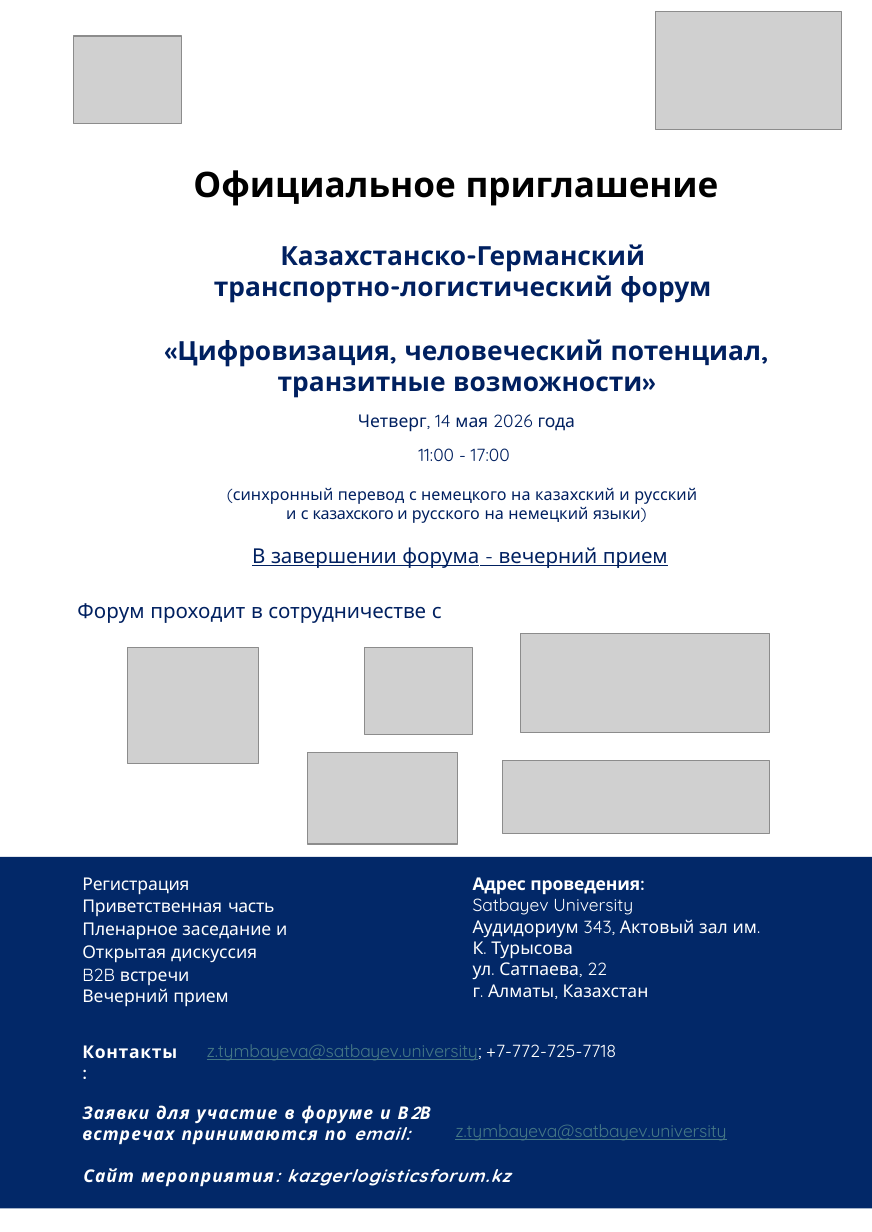
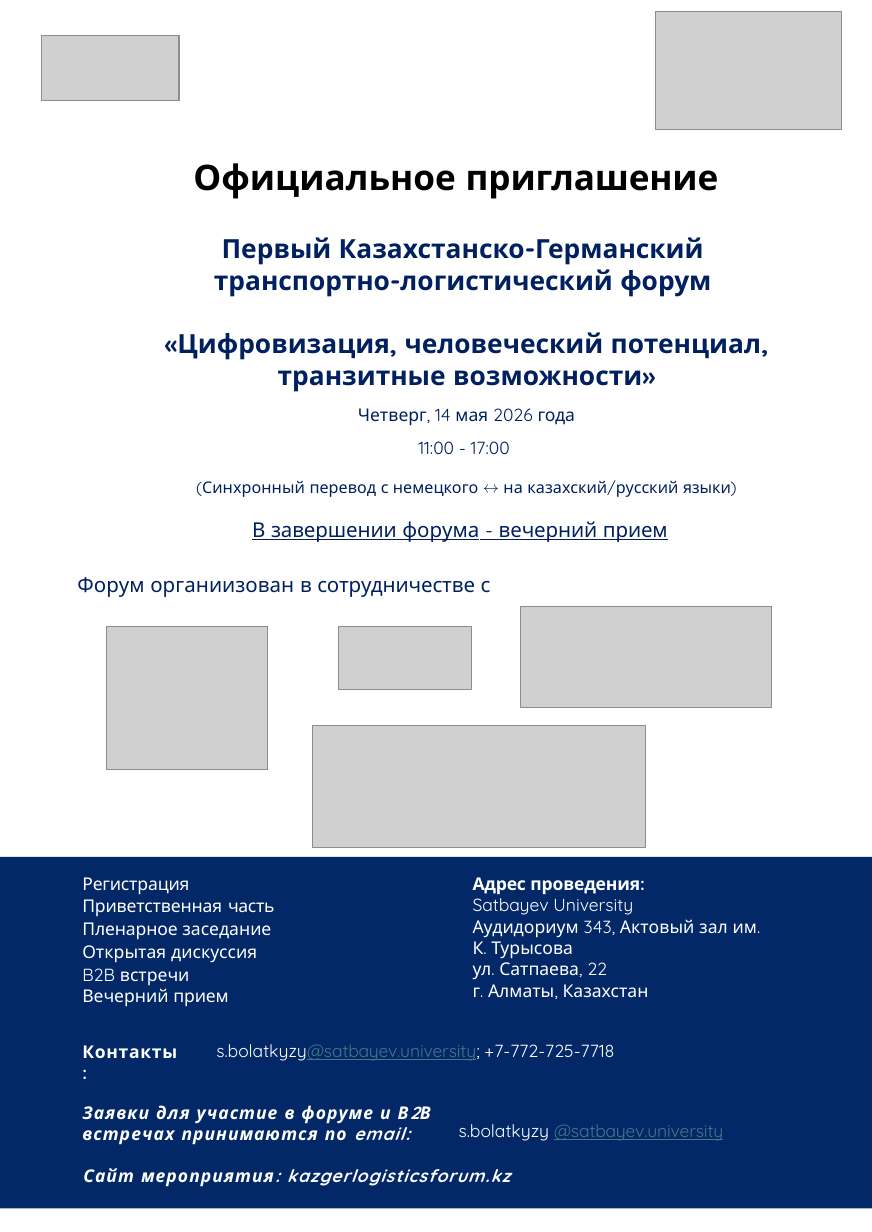
Before and after one commit to zvezdd/KazForum-Logistics, a slide deck: slide 1 of public/program-ru.pptx. Drawn at 872x1232 pixels with LibreOffice and Linux fonts; fonts in the diff are those of the drawing; grey boxes stand for pictures. Boxes give left, top, right and bottom in pixels: in the first picture for what was removed or moved away, otherwise in the second. Text is boxed around its words. In the diff, an @@ line names an element or a change of style, - is before the commit and + after.

```diff
--- a/public/program-ru.pptx
+++ b/public/program-ru.pptx
@@ picture: place and size @@
-picture at (74,36,181,123)
+picture at (41,36,179,101)
@@ title "Официальное приглашение": place and size @@
-title "Официальное приглашение" at (193,170,719,206)
+title "Официальное приглашение" at (193,163,719,199)
@@ text at (222,237,704,265): text changed @@
-Казахстанско-Германский
+Первый Казахстанско-Германский
@@ text at (196,480,731,497): text changed @@
-(синхронный перевод с немецкого на казахский и русский
-и с казахского и русского на немецкий языки)
+(Синхронный перевод с немецкого ↔ на казахский/русский языки)
@@ text at (77,577,491,597): text changed @@
-Форум проходит в сотрудничестве с
+Форум органиизован в сотрудничестве с
@@ picture: place and size @@
-picture at (127,648,258,764)
+picture at (107,627,267,770)
@@ picture added at (338,627,471,690) @@
@@ picture: place and size @@
-picture at (520,633,769,733)
+picture at (520,607,771,707)
@@ picture removed at (364,648,472,735) @@
@@ picture added at (313,726,647,848) @@
@@ picture removed at (308,753,458,845) @@
@@ picture removed at (502,761,769,834) @@
@@ text at (182,925,271,939): text changed @@
-Пленарное заседание и
+Пленарное заседание
@@ text at (216,1044,614,1061): text changed; text colour #467886 to #FFFFFF @@
-z.tymbayeva@satbayev.university; +7-772-725-7718
+s.bolatkyzy@satbayev.university; +7-772-725-7718
@@ text at (459,1124,723,1141): text changed @@
-z.tymbayeva@satbayev.university
+s.bolatkyzy @satbayev.university
```
Also in this commit, not shown: 2 other slides changed, 5 other files.
